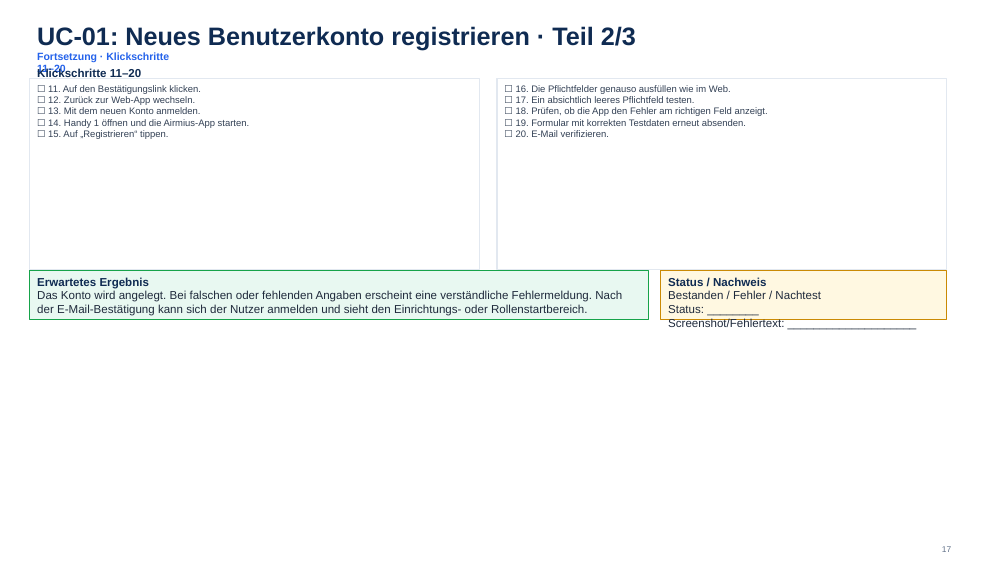
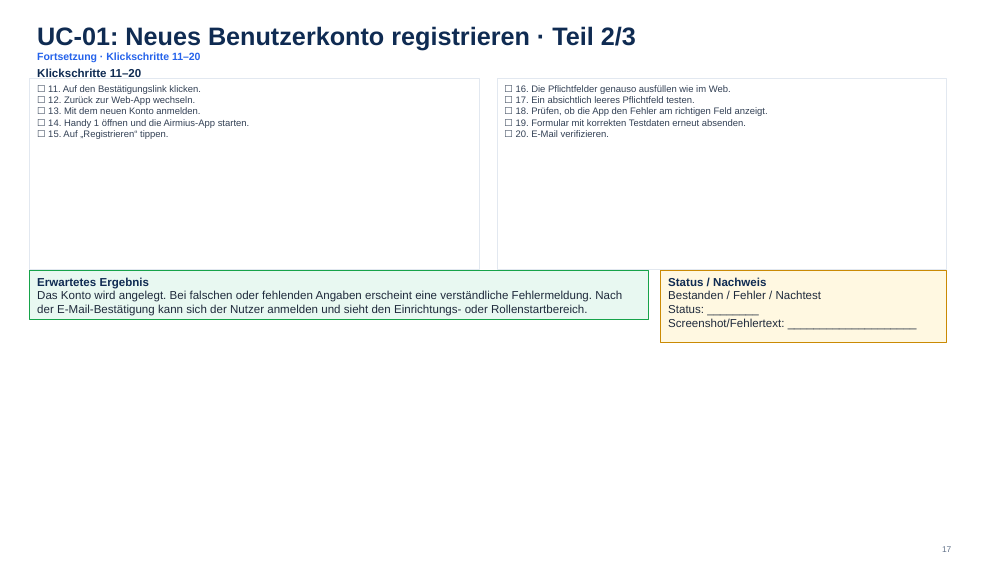
Before and after one commit to aminmasri123/airmius, a slide deck: slide 17 of docs/presentations/Airmius_Vollstaendige_User_Case_Testanleitung.pptx. Drawn at 1008x567 pixels with LibreOffice and Linux fonts; fonts in the diff are those of the drawing. Boxes give left, top, right and bottom in pixels: in the first picture for what was removed or moved away, otherwise in the second. Text is boxed around its words. In the diff, an @@ line names an element or a change of style, - is before the commit and + after.

```diff
--- a/docs/presentations/Airmius_Vollstaendige_User_Case_Testanleitung.pptx
+++ b/docs/presentations/Airmius_Vollstaendige_User_Case_Testanleitung.pptx
@@ text "Fortsetzung · Klickschritte 11–20" rewrapped from [37, 52, 169, 75] to [37, 52, 201, 62] @@
@@ rectangle: place and size @@
-rectangle at [661, 271, 947, 320]
+rectangle at [661, 271, 947, 342]
```
Also in this commit, not shown: 9 other slides changed, 6 other files.
